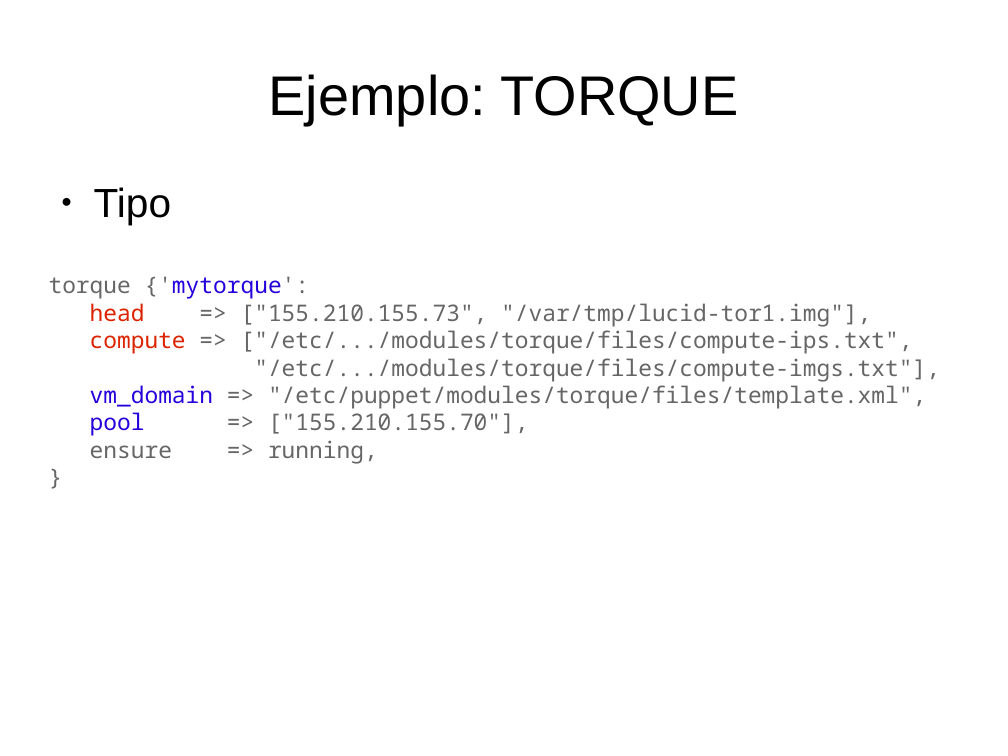
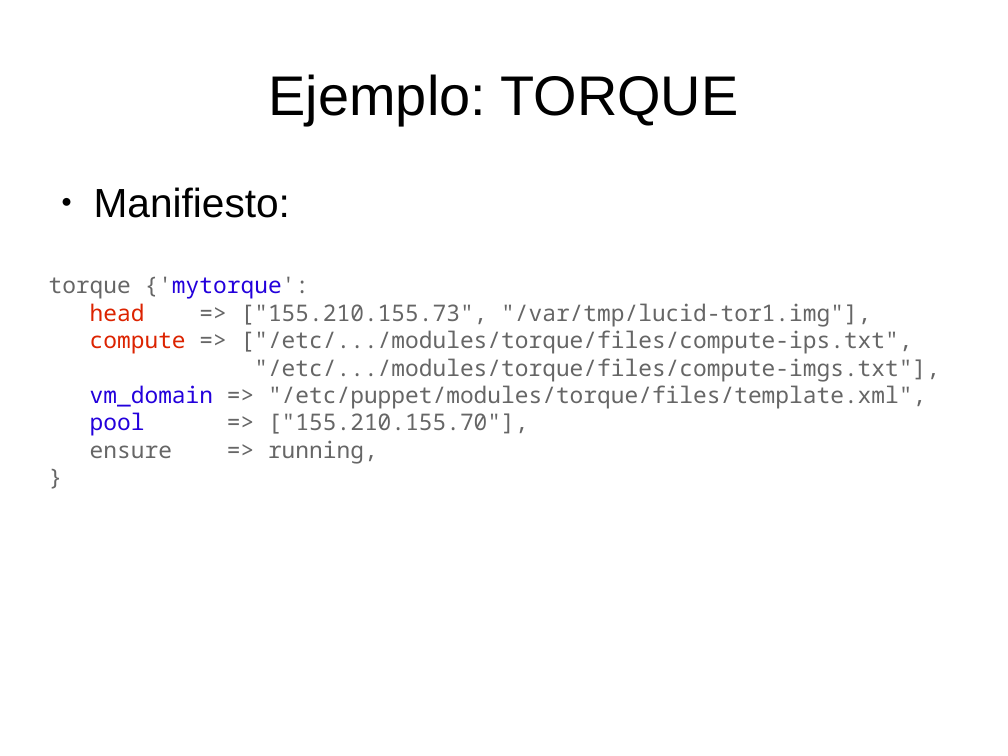
Before and after one commit to dcere/pfc, a slide deck: slide 17 of adm/presentacion/presentacion.odp. Drawn at 1008x756 pixels with LibreOffice and Linux fonts; fonts in the diff are those of the drawing. Boxes give left, top, right and bottom in pixels: in the first picture for what was removed or moved away, otherwise in the second. Text is boxed around its words. In the diff, an @@ line names an element or a change of style, - is before the commit and + after.

```diff
--- a/adm/presentacion/presentacion.odp
+++ b/adm/presentacion/presentacion.odp
@@ text at [94, 187, 290, 218]: text changed @@
-● Tipo
+● Manifiesto:
```
Also in this commit, not shown: 3 other slides changed, 1 slide added, 2 slides removed, 1 other file.
